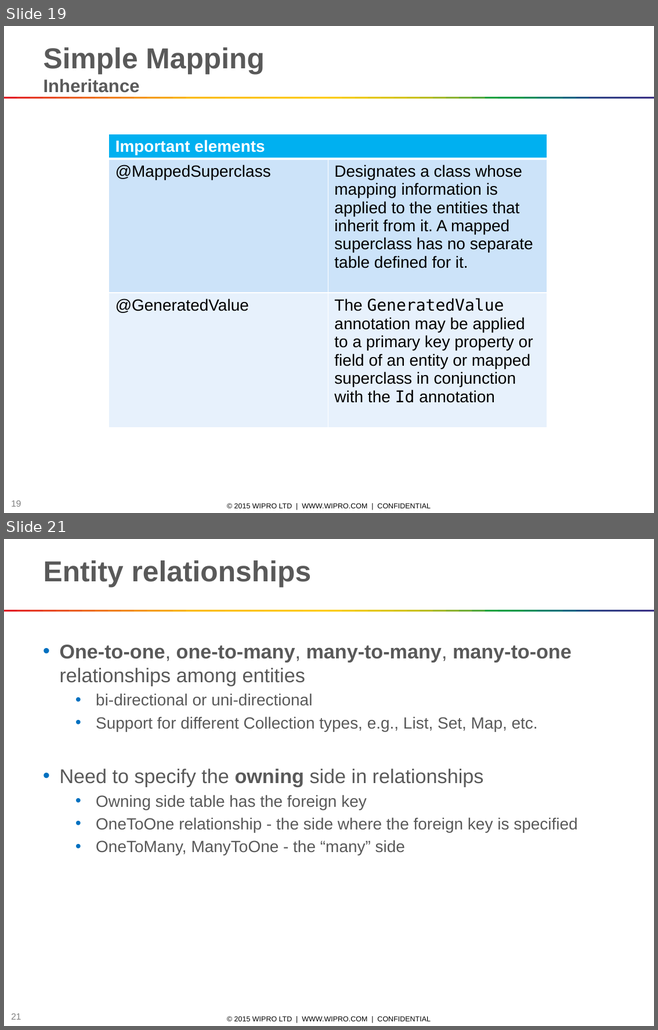
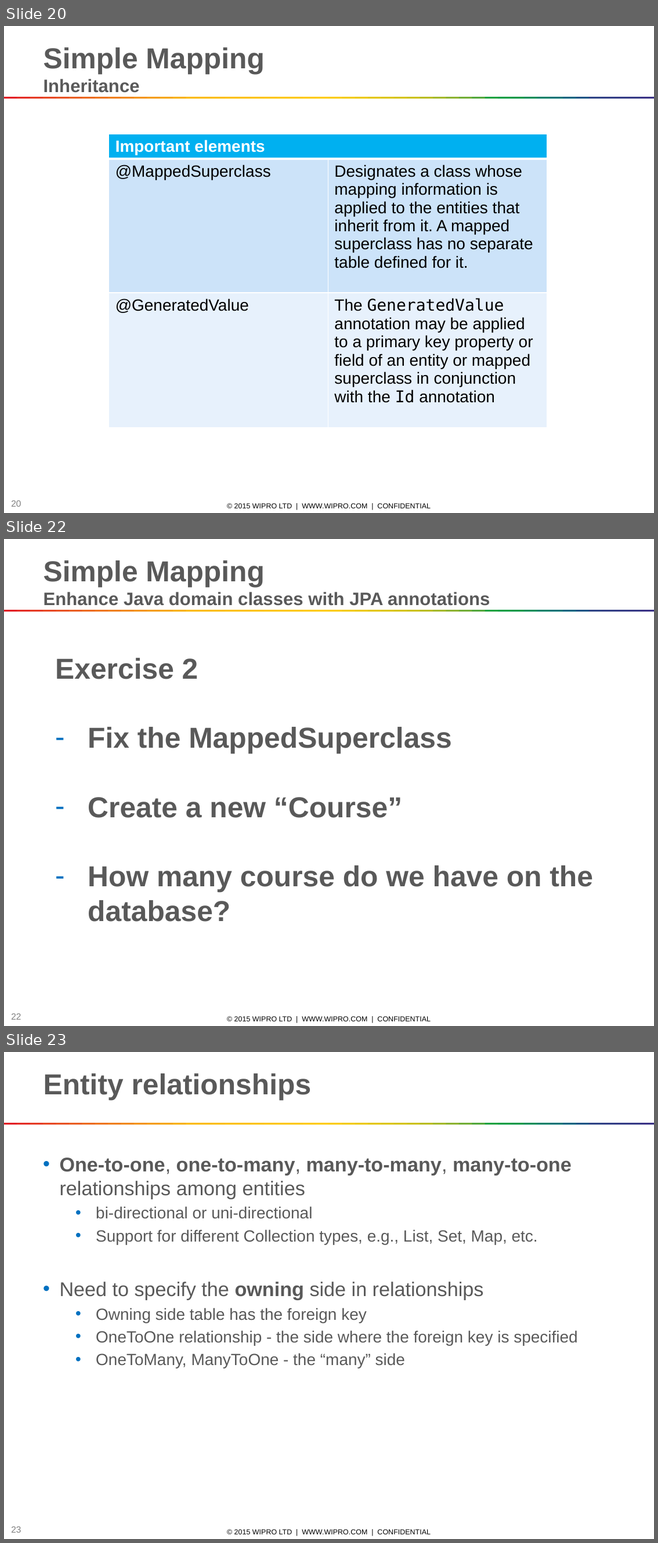
Before and after one commit to marcelsamaruga/wiproTraining, a slide deck: Java Persistence API and Hibernate.pptx. Shown one above the other, each under a label of ours: slides 19 and 21 before the commit, slides 20, 22 and 23 after it; the slides between them are not shown. The pictures are 658x1030 and 658x1543 pixels, drawn with LibreOffice and Linux fonts; fonts in the diff are those of the drawing. Boxes give left, top, right and bottom in pixels: in the first picture for what was removed or moved away, otherwise in the second. Text is boxed around its words. In the diff, an @@ line names an element or a change of style, - is before the commit and + after.

```diff
--- a/Java Persistence API and Hibernate.pptx
+++ b/Java Persistence API and Hibernate.pptx
@@ slide 22 added at <box>4,539,654,1026</box>, background #FFFFFF; not listed: 53 template elements that a slide beside it also shows @@
@@ text added at <box>43,560,489,606</box>, 20 pt, text #595959, bold @@
+Simple Mapping
+Enhance Java domain classes with JPA annotations
@@ text added at <box>55,658,593,922</box>, 32 pt, text #595959, bold @@
+Exercise 2
+– Fix the MappedSuperclass
+– Create a new “Course”
+– How many course do we have on the database?
@@ what was slide 19 is now slide 20 @@
@@ page number at <box>11,500,21,507</box>: text changed @@
-19
+20
@@ what was slide 21 is now slide 23 @@
@@ page number at <box>11,1526,21,1533</box>: text changed @@
-21
+23
```
Also in this commit, not shown: 4 slides changed, 16 other slides added.
